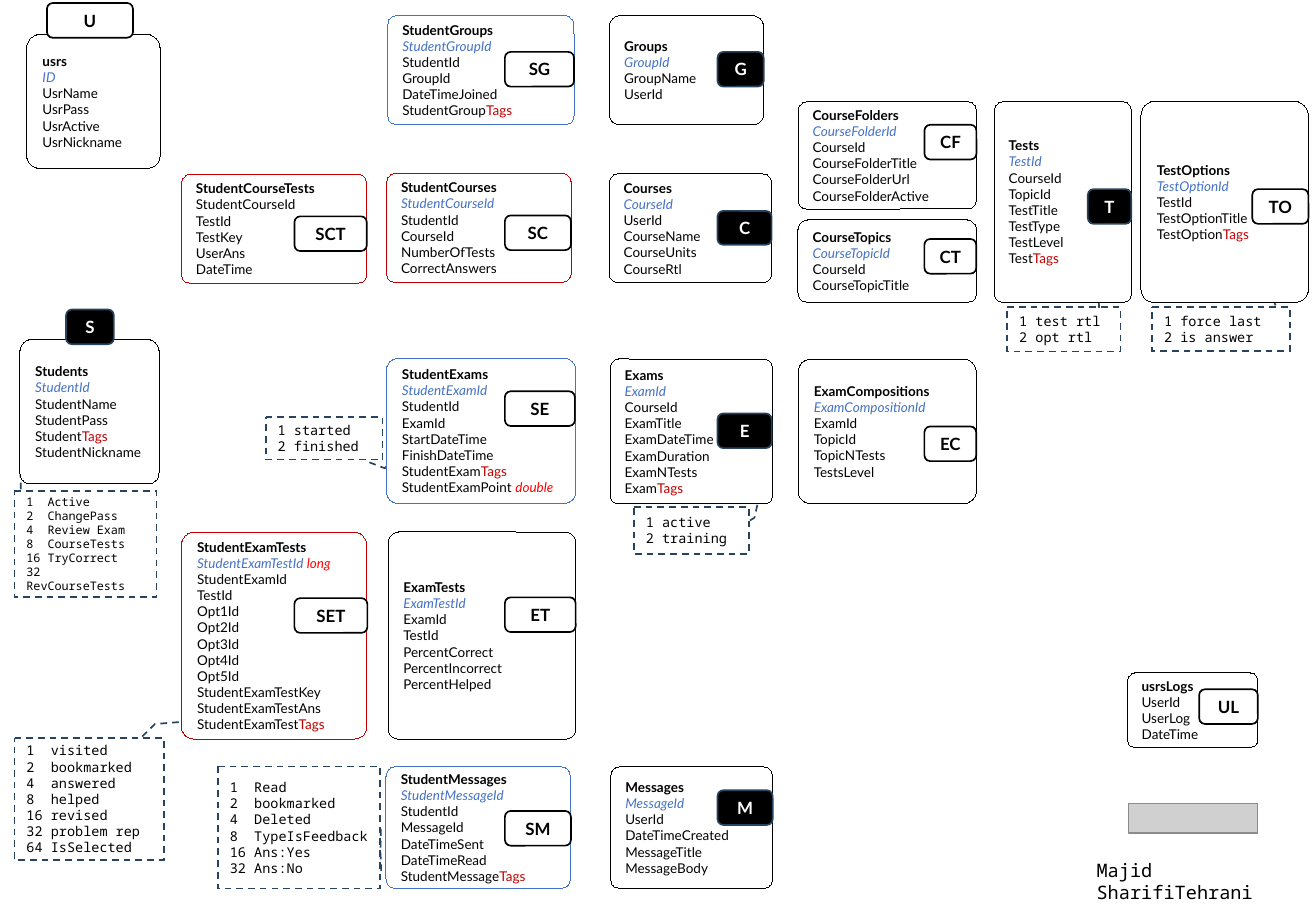
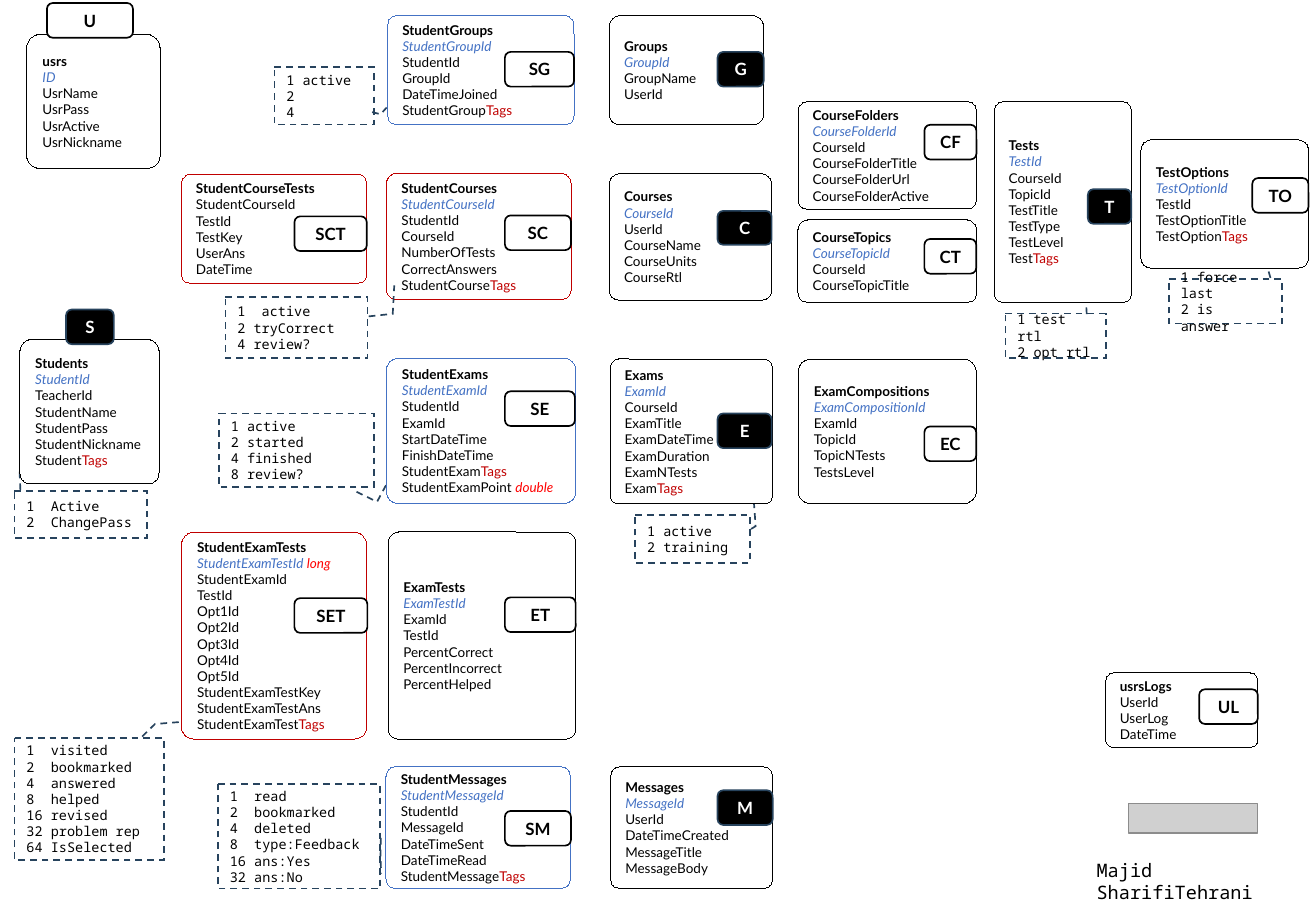
Before and after one commit to msht-ir/Examiner_blazorWebApp, a slide deck: slide 1 of ExaminerB/.appCatalog/ExaminerB notes 1404.pptx. Drawn at 1316x911 pixels with LibreOffice and Linux fonts; fonts in the diff are those of the drawing; grey boxes stand for pictures. Boxes give left, top, right and bottom in pixels: in the first picture for what was removed or moved away, otherwise in the second. Text is boxed around its words. In the diff, an @@ line names an element or a change of style, - is before the commit and + after.

```diff
--- a/ExaminerB/.appCatalog/ExaminerB notes 1404.pptx
+++ b/ExaminerB/.appCatalog/ExaminerB notes 1404.pptx
@@ border callout added at <box>275,67,374,124</box>, outline #28445D 1 pt dashed, 8 pt, text #000000 @@
+1 active
+2
+4
@@ rounded rectangle "TestOptions": place and size @@
-rounded rectangle "TestOptions" at <box>1141,102,1309,303</box>
+rounded rectangle "TestOptions" at <box>1141,140,1309,269</box>
@@ rounded rectangle "StudentCourses": place and size @@
-rounded rectangle "StudentCourses" at <box>386,174,571,283</box>
+rounded rectangle "StudentCourses" at <box>386,174,571,300</box>
@@ rounded rectangle "Courses": place and size @@
-rounded rectangle "Courses" at <box>609,174,772,283</box>
+rounded rectangle "Courses" at <box>609,174,772,300</box>
@@ rounded rectangle "TO": place and size @@
-rounded rectangle "TO" at <box>1253,190,1309,225</box>
+rounded rectangle "TO" at <box>1253,179,1309,214</box>
@@ border callout added at <box>226,298,368,358</box>, outline #28445D 1 pt dashed, 8 pt, text #000000 @@
+1 active
+2 tryCorrect
+4 review?
@@ text in rounded rectangle at <box>401,280,516,293</box>: paragraph added @@
+StudentCourseTags
@@ border callout "1 force last": place and size @@
-border callout "1 force last" at <box>1153,307,1290,351</box>
+border callout "1 force last" at <box>1169,279,1282,323</box>
@@ border callout "1 test rtl": place and size @@
-border callout "1 test rtl" at <box>1007,307,1120,351</box>
+border callout "1 test rtl" at <box>1006,314,1107,357</box>
@@ text in rounded rectangle at <box>35,390,92,400</box>: paragraph added @@
+TeacherId
@@ border callout "1 active": place and size @@
-border callout "1 active" at <box>266,418,383,461</box>
+border callout "1 active" at <box>219,413,374,487</box>
@@ text in rounded rectangle at <box>35,439,141,449</box>: paragraph added @@
+StudentNickname
@@ text in rounded rectangle at <box>35,447,141,457</box>: paragraph removed @@
-StudentNickname
@@ text in border callout at <box>231,421,312,479</box>: text changed @@
-1 started
-2 finished
+1 active
+2 started
+4 finished
+8 review?
@@ border callout "1 Active": place and size @@
-border callout "1 Active" at <box>15,491,157,597</box>
+border callout "1 Active" at <box>15,491,147,538</box>
@@ border callout "1 Active" at <box>15,491,147,538</box>: size 7 to 8 pt @@
@@ text in border callout at <box>26,525,126,590</box>: paragraphs removed @@
-4 Review Exam
-8 CourseTests
-16 TryCorrect
-32 RevCourseTests
@@ border callout "1 active": place and size @@
-border callout "1 active" at <box>634,507,750,554</box>
+border callout "1 active" at <box>636,515,751,563</box>
@@ border callout "1 active" at <box>636,515,751,563</box>: proportions changed @@
@@ rounded rectangle "usrsLogs": place and size @@
-rounded rectangle "usrsLogs" at <box>1128,673,1258,747</box>
+rounded rectangle "usrsLogs" at <box>1106,673,1258,747</box>
@@ border callout "1 read": place and size @@
-border callout "1 read" at <box>218,767,380,889</box>
+border callout "1 read" at <box>218,785,380,889</box>
@@ text in border callout at <box>230,790,286,801</box>: text changed @@
-1 Read
+1 read
@@ text in border callout at <box>230,822,359,882</box>: text changed @@
-4 Deleted
-8 TypeIsFeedback
-16 Ans:Yes
-32 Ans:No
+4 deleted
+8 type:Feedback
+16 ans:Yes
+32 ans:No
```
Also in this commit, not shown: 4 slides removed, 39 other files.
